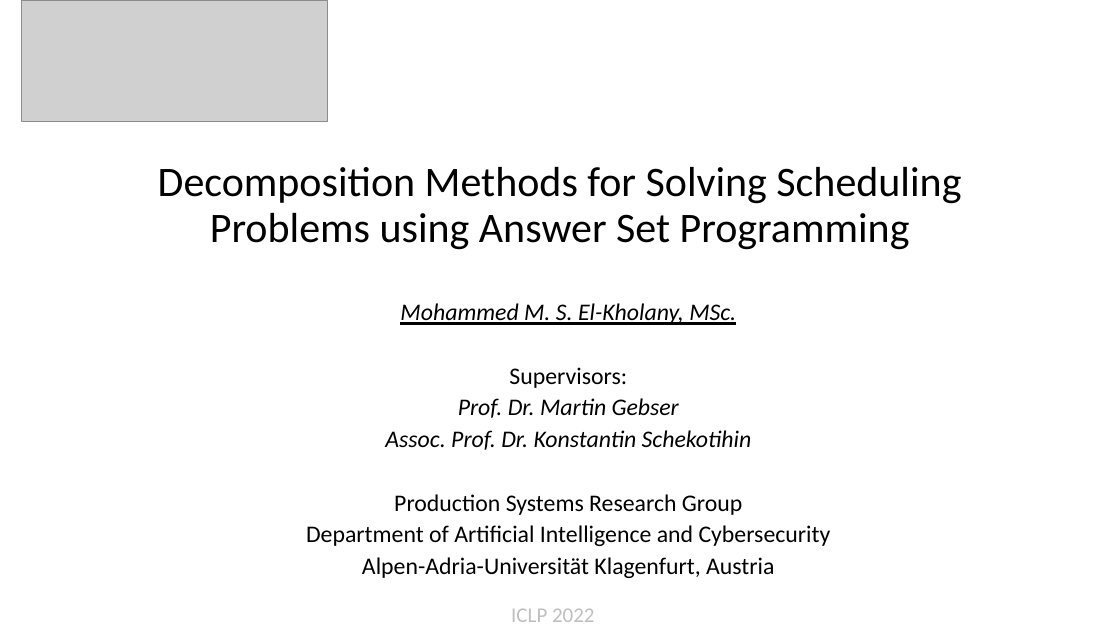
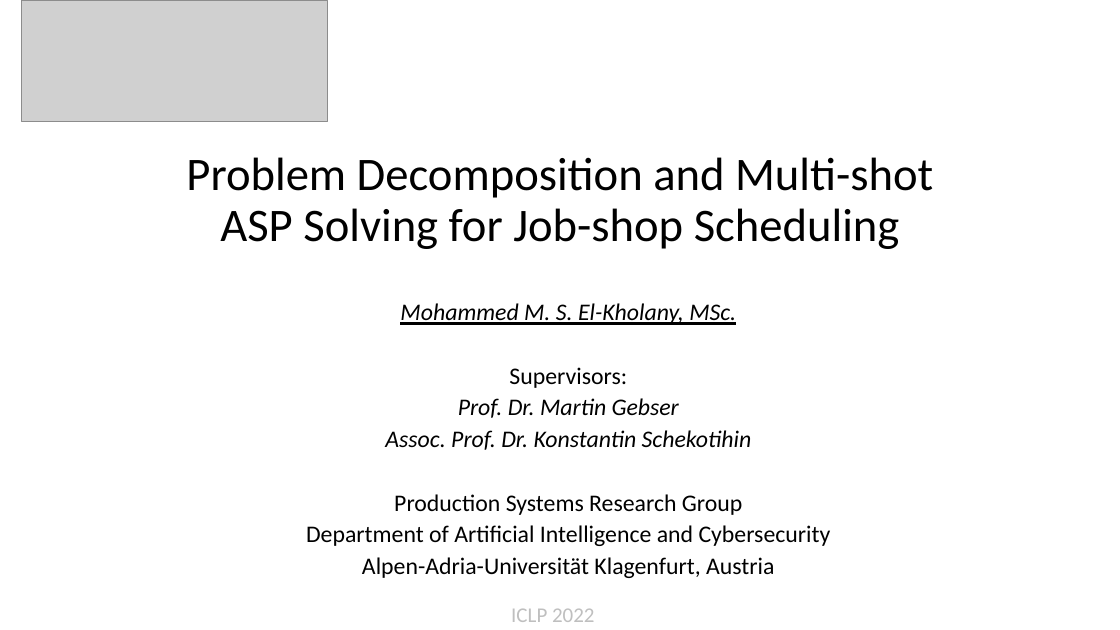
Before and after one commit to prosysscience/ICLP-IJCAI-Presentations-, a slide deck: slide 1 of ICLP_Paper.pptx. Drawn at 1120x630 pixels with LibreOffice and Linux fonts; fonts in the diff are those of the drawing; grey boxes stand for pictures. Boxes give left, top, right and bottom in pixels: in the first picture for what was removed or moved away, otherwise in the second. Text is boxed around its words. In the diff, an @@ line names an element or a change of style, - is before the commit and + after.

```diff
--- a/ICLP_Paper.pptx
+++ b/ICLP_Paper.pptx
@@ title at box(186, 157, 933, 249): text changed; size 36 to 40 pt @@
-Decomposition Methods for Solving Scheduling Problems using Answer Set Programming
+Problem Decomposition and Multi-shot ASP Solving for Job-shop Scheduling
```
Also in this commit, not shown: 2 other slides changed, 1 other file.
